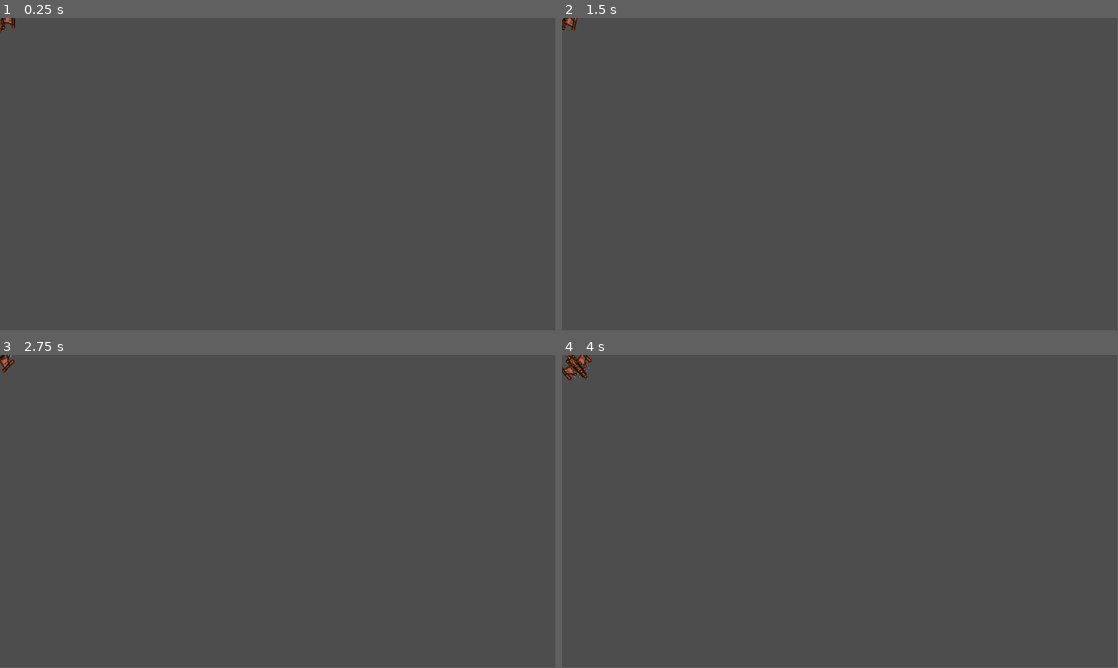
Above: before the commit, frames 1-4 (two rows, left to right).
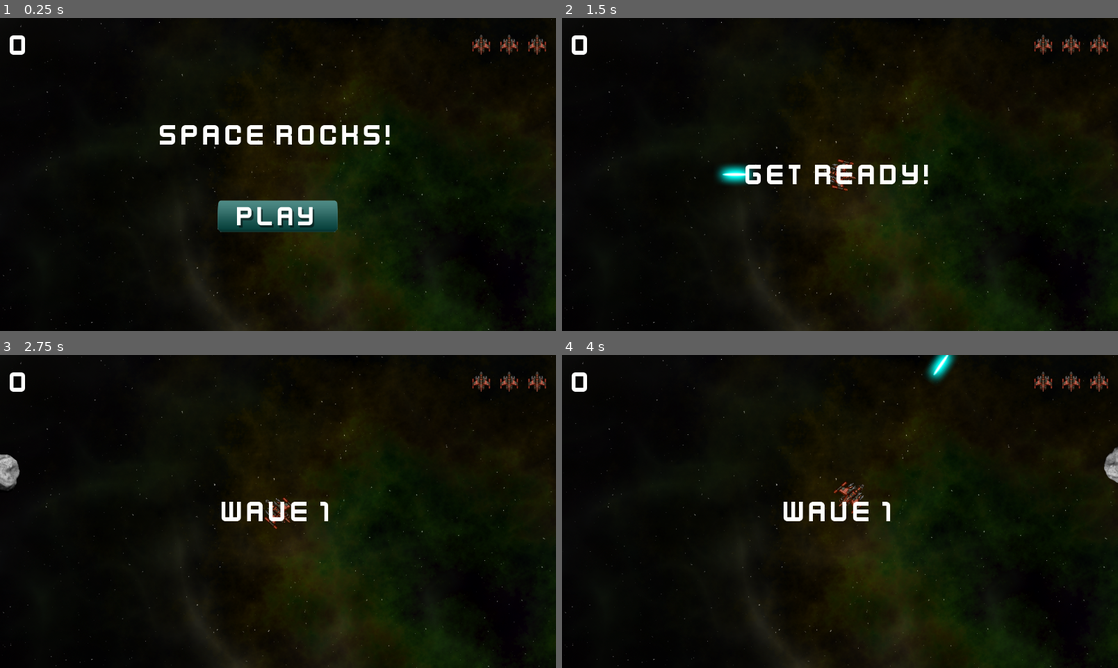
Above: after the commit, the same moments.

Repository: ricardoshimoda/godot4-game-dev-projects
Game: Godot game, scene res://main.tscn
The game is run twice, just before and just after one commit, with the same random seed, the same clock (stepped at 60 frames per second) and the same inputs. Before the commit the project starts from res://player/player.tscn.
Inputs (mouse positions are in pixels of both pictures, inside the frame that each line leads up to):
- Up to frame 1 (0.25 s): no input
- Up to frame 2 (1.5 s): click (840, 215) at 0.52 s; tap Enter at 1.25 s; hold D (rotate_right) from 1.28 s (still down); hold Space (shoot) from 1.28 s (still down)
- Up to frame 3 (2.75 s): release D (rotate_right) at 2.03 s; release Space (shoot) at 2.03 s; hold A (rotate_left) from 2.03 s (still down); tap Space (shoot) at 2.1 s
- Up to frame 4 (4 s): release A (rotate_left) at 2.78 s; hold D (rotate_right) 2.78-3.53 s; hold Space (shoot) 2.78-3.53 s; hold W (thrust) from 3.53 s (still down); tap Space (shoot) at 3.6 s
In our replay, the window is 799x449 before the commit and 800x450 after it. These sizes can differ from the game's own. Grey fills any space a smaller window leaves; there, only what the larger window draws over its background counts as a difference.

The runs differ from the first frame. In frame 1, 100% of the frame differs, in the area x 0-100%, y 0-100%; in frame 2, 100%; in frame 3, 100%; in frame 4, 100%.

Commit message:
exploding stuff

Diff:
--- /dev/null
+++ b/Space Rocks/bullet/bullet.gd
@@ -0,0 +1,21 @@
+extends Area2D
+
+@export var speed = 1000
+
+var velocity = Vector2.ZERO
+
+func start(_transform):
+	transform = _transform
+	velocity = transform.x * speed
+
+# Called every frame. 'delta' is the elapsed time since the previous frame.
+func _process(delta):
+	position += velocity * delta
+
+func _on_visible_on_screen_notifier_2d_screen_exited():
+	queue_free()
+
+func _on_bullet_body_entered(body):
+	if body.is_in_group("rocks"):
+		body.explode()
+		queue_free()
--- /dev/null
+++ b/Space Rocks/bullet/bullet.tscn
@@ -0,0 +1,25 @@
+[gd_scene load_steps=4 format=3 uid="uid://dalhm85ivr82u"]
+
+[ext_resource type="Script" path="res://bullet/bullet.gd" id="1_4u8ng"]
+[ext_resource type="Texture2D" uid="uid://3j77efim21ct" path="res://assets/laser.png" id="1_7ixye"]
+
+[sub_resource type="RectangleShape2D" id="RectangleShape2D_eo32f"]
+size = Vector2(12, 108)
+
+[node name="Bullet" type="Area2D"]
+script = ExtResource("1_4u8ng")
+metadata/_edit_group_ = true
+
+[node name="Sprite2D" type="Sprite2D" parent="."]
+texture = ExtResource("1_7ixye")
+
+[node name="CollisionShape2D" type="CollisionShape2D" parent="."]
+position = Vector2(-1, -9.73536e-08)
+rotation = 1.5708
+scale = Vector2(0.5, 0.5)
+shape = SubResource("RectangleShape2D_eo32f")
+
+[node name="VisibleOnScreenNotifier2D" type="VisibleOnScreenNotifier2D" parent="."]
+
+[connection signal="body_entered" from="." to="." method="_on_bullet_body_entered"]
+[connection signal="screen_exited" from="VisibleOnScreenNotifier2D" to="." method="_on_visible_on_screen_notifier_2d_screen_exited"]
--- /dev/null
+++ b/Space Rocks/exposion/explosion.tscn
@@ -0,0 +1,36 @@
+[gd_scene load_steps=4 format=3 uid="uid://rauw0doxaedv"]
+
+[ext_resource type="Texture2D" uid="uid://df81reqkirqwv" path="res://assets/explosion.png" id="1_5h6lt"]
+
+[sub_resource type="Animation" id="Animation_arvnp"]
+resource_name = "explosion"
+length = 0.64
+step = 0.01
+tracks/0/type = "value"
+tracks/0/imported = false
+tracks/0/enabled = true
+tracks/0/path = NodePath(".:frame")
+tracks/0/interp = 1
+tracks/0/loop_wrap = true
+tracks/0/keys = {
+"times": PackedFloat32Array(-0.02, 0.64),
+"transitions": PackedFloat32Array(1, 1),
+"update": 0,
+"values": [0, 63]
+}
+
+[sub_resource type="AnimationLibrary" id="AnimationLibrary_0fp5d"]
+_data = {
+"explosion": SubResource("Animation_arvnp")
+}
+
+[node name="Explosion" type="Sprite2D"]
+texture = ExtResource("1_5h6lt")
+hframes = 8
+vframes = 8
+frame = 63
+
+[node name="AnimationPlayer" type="AnimationPlayer" parent="."]
+libraries = {
+"": SubResource("AnimationLibrary_0fp5d")
+}
--- /dev/null
+++ b/Space Rocks/hud/hud.gd
@@ -0,0 +1,34 @@
+extends CanvasLayer
+
+signal start_game
+
+@onready var lives_counter = $MarginContainer/HBoxContainer/LivesCounter.get_children()
+@onready var score_label = $MarginContainer/HBoxContainer/ScoreLabel
+@onready var message = $VBoxContainer/Message
+@onready var start_button = $VBoxContainer/StartButton
+
+func show_message(text):
+	message.text = text
+	message.show()
+	$Timer.start()
+
+func update_score(value):
+	score_label.text = str(value)
+
+func update_lives(value):
+	for item in 3:
+		lives_counter[item].visible = value > item
+
+func game_over():
+	show_message("Game Over")
+	await $Timer.timeout
+	start_button.show()
+
+
+func _on_start_button_pressed():
+	start_button.hide()
+	start_game.emit()
+
+func _on_timer_timeout():
+	message.hide()
+	message.text = ""
--- /dev/null
+++ b/Space Rocks/hud/hud.tscn
@@ -0,0 +1,87 @@
+[gd_scene load_steps=8 format=3 uid="uid://dg5kxhxjid1p0"]
+
+[ext_resource type="Script" path="res://hud/hud.gd" id="1_g3cr7"]
+[ext_resource type="FontFile" uid="uid://4vu87wjuhv7x" path="res://assets/kenvector_future_thin.ttf" id="1_spwjr"]
+[ext_resource type="Texture2D" uid="uid://cuqnul5fkokhn" path="res://assets/player_small.png" id="2_ieytk"]
+[ext_resource type="Texture2D" uid="uid://chr2lr3x0cfc5" path="res://assets/play_button.png" id="3_g8mxr"]
+[ext_resource type="Texture2D" uid="uid://do73ew8ovwees" path="res://assets/play_button_h.png" id="4_um6pg"]
+
+[sub_resource type="LabelSettings" id="LabelSettings_cda2o"]
+font = ExtResource("1_spwjr")
+font_size = 64
+
+[sub_resource type="LabelSettings" id="LabelSettings_x2cxq"]
+font = ExtResource("1_spwjr")
+font_size = 64
+
+[node name="HUD" type="CanvasLayer"]
+script = ExtResource("1_g3cr7")
+
+[node name="MarginContainer" type="MarginContainer" parent="."]
+anchors_preset = 10
+anchor_right = 1.0
+grow_horizontal = 2
+theme_override_constants/margin_left = 20
+theme_override_constants/margin_top = 20
+theme_override_constants/margin_right = 20
+theme_override_constants/margin_bottom = 20
+
+[node name="HBoxContainer" type="HBoxContainer" parent="MarginContainer"]
+layout_mode = 2
+
+[node name="ScoreLabel" type="Label" parent="MarginContainer/HBoxContainer"]
+layout_mode = 2
+size_flags_horizontal = 3
+text = "0
+"
+label_settings = SubResource("LabelSettings_cda2o")
+
+[node name="LivesCounter" type="HBoxContainer" parent="MarginContainer/HBoxContainer"]
+layout_mode = 2
+size_flags_horizontal = 8
+theme_override_constants/separation = 20
+
+[node name="L1" type="TextureRect" parent="MarginContainer/HBoxContainer/LivesCounter"]
+layout_mode = 2
+texture = ExtResource("2_ieytk")
+stretch_mode = 5
+
+[node name="L2" type="TextureRect" parent="MarginContainer/HBoxContainer/LivesCounter"]
+layout_mode = 2
+texture = ExtResource("2_ieytk")
+stretch_mode = 5
+
+[node name="L3" type="TextureRect" parent="MarginContainer/HBoxContainer/LivesCounter"]
+layout_mode = 2
+texture = ExtResource("2_ieytk")
+stretch_mode = 5
+
+[node name="Timer" type="Timer" parent="."]
+wait_time = 2.0
+one_shot = true
+
+[node name="VBoxContainer" type="VBoxContainer" parent="."]
+anchors_preset = 14
+anchor_top = 0.5
+anchor_right = 1.0
+anchor_bottom = 0.5
+offset_top = -13.5
+offset_bottom = 13.5
+grow_horizontal = 2
+grow_vertical = 2
+theme_override_constants/separation = 100
+
+[node name="Message" type="Label" parent="VBoxContainer"]
+layout_mode = 2
+text = "Space Rocks!"
+label_settings = SubResource("LabelSettings_x2cxq")
+horizontal_alignment = 1
+
+[node name="StartButton" type="TextureButton" parent="VBoxContainer"]
+layout_mode = 2
+size_flags_horizontal = 4
+texture_normal = ExtResource("3_g8mxr")
+texture_hover = ExtResource("4_um6pg")
+
+[connection signal="timeout" from="Timer" to="." method="_on_timer_timeout"]
+[connection signal="pressed" from="VBoxContainer/StartButton" to="." method="_on_start_button_pressed"]
--- /dev/null
+++ b/Space Rocks/main.gd
@@ -0,0 +1,58 @@
+extends Node2D
+
+@export var rock_scene : PackedScene
+var screensize = Vector2.ZERO
+var level = 0
+var score = 0
+var playing = false
+
+func _ready():
+	screensize = get_viewport().get_visible_rect().size
+
+func spawn_rock(size, pos = null, vel = null):
+	if pos == null:
+		$RockPath/RockSpawn.progress = randi()
+		pos = $RockPath/RockSpawn.position
+	if vel == null:
+		vel = Vector2.RIGHT.rotated(randf_range(0, TAU)) * randf_range(50,125)
+	var r = rock_scene.instantiate()
+	r.screensize = screensize
+	r.start(pos, vel, size)
+	call_deferred("add_child", r)
+	r.exploded.connect(self._on_rock_exploded)
+
+func _on_rock_exploded(size, radius, pos, vel):
+	if size <= 1:
+		return
+	for offset in [-1,1]:
+		var dir = $Player.position.direction_to(pos).orthogonal() * offset
+		var newpos = pos + dir * radius
+		var newvel = dir * vel.length() * 1.1
+		spawn_rock(size - 1, newpos, newvel)
+
+func new_game():
+	get_tree().call_group("rocks", "queue_free")
+	level = 0
+	score = 0
+	$HUD.update_score(score)
+	$HUD.show_message("Get Ready!")
+	$Player.visible = true
+	$Player.reset()
+	await $HUD/Timer.timeout
+	playing = true
+
+func new_level():
+	level += 1
+	$HUD.show_message("Wave %s" % level)
+	for i in level:
+		spawn_rock(3)
+
+func _process(delta):
+	if not playing:
+		return
+	if get_tree().get_nodes_in_group("rocks").size() == 0:
+		new_level()
+
+func game_over():
+	playing = false
+	$HUD.game_over()
--- a/Space Rocks/main.tscn
+++ b/Space Rocks/main.tscn
@@ -1,3 +1,39 @@
-[gd_scene format=3 uid="uid://c81wnddvk2eww"]
+[gd_scene load_steps=7 format=3 uid="uid://c81wnddvk2eww"]
+
+[ext_resource type="Script" path="res://main.gd" id="1_uvko3"]
+[ext_resource type="Texture2D" uid="uid://dfgdh77g4o2nb" path="res://assets/space_background.png" id="1_ywbe0"]
+[ext_resource type="PackedScene" uid="uid://c2kbknw8dbg40" path="res://rock/rock.tscn" id="2_ogmke"]
+[ext_resource type="PackedScene" uid="uid://dw2835bq6smy2" path="res://player/player.tscn" id="2_p4sqg"]
+[ext_resource type="PackedScene" uid="uid://dg5kxhxjid1p0" path="res://hud/hud.tscn" id="5_1f45d"]
+
+[sub_resource type="Curve2D" id="Curve2D_odkvk"]
+_data = {
+"points": PackedVector2Array(0, 0, 0, 0, 3, 5, 0, 0, 0, 0, 1150, 10, 0, 0, 0, 0, 1152, 644, 0, 0, 0, 0, 4, 639, 0, 0, 0, 0, 3, 5)
+}
+point_count = 5
 
 [node name="Main" type="Node2D"]
+script = ExtResource("1_uvko3")
+rock_scene = ExtResource("2_ogmke")
+metadata/_edit_group_ = true
+
+[node name="Background" type="Sprite2D" parent="."]
+texture = ExtResource("1_ywbe0")
+centered = false
+
+[node name="Player" parent="." instance=ExtResource("2_p4sqg")]
+visible = false
+position = Vector2(50, 50)
+rotation = -3.14159
+
+[node name="RockPath" type="Path2D" parent="."]
+curve = SubResource("Curve2D_odkvk")
+
+[node name="RockSpawn" type="PathFollow2D" parent="RockPath"]
+position = Vector2(3, 5)
+rotation = 0.00435917
+
+[node name="HUD" parent="." instance=ExtResource("5_1f45d")]
+
+[connection signal="lives_changed" from="Player" to="HUD" method="update_lives"]
+[connection signal="start_game" from="HUD" to="." method="new_game"]
--- a/Space Rocks/player/player.gd
+++ b/Space Rocks/player/player.gd
@@ -1,18 +1,40 @@
 extends RigidBody2D
 
+@export var bullet_scene: PackedScene
+@export var fire_rate = 0.25
 @export var engine_power = 500
 @export var spin_power = 8000
+
+signal lives_changed
+signal dead
 
 enum { INIT, ALIVE, INVULNERABLE, DEAD }
 var state = INIT
 var thrust = Vector2.ZERO
 var rotation_dir = 0
 var screensize = Vector2.ZERO
+var can_shoot = true
+var reset_pos = false
+var lives = 0: set = set_lives
 
-# Called when the node enters the scene tree for the first time.
+func set_lives(value):
+	lives = value
+	lives_changed.emit(lives)
+	if lives <= 0:
+		change_state(DEAD)
+	else:
+		change_state(INVULNERABLE)
+
+func reset():
+	reset_pos = true
+	$Sprite2D.show()
+	lives = 3
+	change_state(ALIVE)
+
 func _ready():
 	screensize = get_viewport_rect().size
 	change_state(ALIVE)
+	$GunCooldown.wait_time = fire_rate
 
 func change_state(new_state):
 	match new_state:
@@ -34,8 +56,19 @@
 	if state in [ DEAD, INIT ]:
 		return
 	if Input.is_action_pressed("thrust"):
-		thrust = -transform.y * engine_power
+		thrust = transform.x * engine_power
 	rotation_dir = Input.get_axis("rotate_left", "rotate_right")
+	if Input.is_action_pressed("shoot") and can_shoot:
+		shoot()
+
+func shoot():
+	if state == INVULNERABLE:
+		return
+	can_shoot = false
+	$GunCooldown.start()
+	var b = bullet_scene.instantiate()
+	get_tree().root.add_child(b)
+	b.start($Muzzle.global_transform)
 
 func _physics_process(delta):
 	constant_force = thrust
@@ -46,3 +79,9 @@
 	xform.origin.x = wrapf(xform.origin.x, 0, screensize.x)
 	xform.origin.y = wrapf(xform.origin.y, 0, screensize.y)
 	state.transform = xform
+	if reset_pos:
+		state.transform.origin = screensize/2
+		reset_pos = false
+
+func _on_gun_cooldown_timeout():
+	can_shoot = true
--- a/Space Rocks/player/player.tscn
+++ b/Space Rocks/player/player.tscn
@@ -1,7 +1,8 @@
-[gd_scene load_steps=4 format=3 uid="uid://dw2835bq6smy2"]
+[gd_scene load_steps=5 format=3 uid="uid://dw2835bq6smy2"]
 
 [ext_resource type="Texture2D" uid="uid://bc8bvbgmnf0ud" path="res://assets/player_ship.png" id="1_cw0d1"]
 [ext_resource type="Script" path="res://player/player.gd" id="1_vryyy"]
+[ext_resource type="PackedScene" uid="uid://dalhm85ivr82u" path="res://bullet/bullet.tscn" id="2_iaav4"]
 
 [sub_resource type="CircleShape2D" id="CircleShape2D_4l1l2"]
 radius = 28.5044
@@ -10,12 +11,23 @@
 linear_damp = 1.0
 angular_damp = 5.0
 script = ExtResource("1_vryyy")
+bullet_scene = ExtResource("2_iaav4")
 metadata/_edit_group_ = true
 
 [node name="Sprite2D" type="Sprite2D" parent="."]
+rotation = 1.5708
 scale = Vector2(0.5, 0.5)
 texture = ExtResource("1_cw0d1")
 
 [node name="CollisionShape2D" type="CollisionShape2D" parent="."]
 position = Vector2(-0.5, 0.5)
 shape = SubResource("CircleShape2D_4l1l2")
+
+[node name="Muzzle" type="Marker2D" parent="."]
+position = Vector2(34, 0)
+
+[node name="GunCooldown" type="Timer" parent="."]
+one_shot = true
+autostart = true
+
+[connection signal="timeout" from="GunCooldown" to="." method="_on_gun_cooldown_timeout"]
--- a/Space Rocks/project.godot
+++ b/Space Rocks/project.godot
@@ -11,9 +11,14 @@
 [application]
 
 config/name="Space Rocks"
-run/main_scene="res://player/player.tscn"
+run/main_scene="res://main.tscn"
 config/features=PackedStringArray("4.1", "Forward Plus")
 config/icon="res://icon.svg"
+
+[display]
+
+window/stretch/mode="viewport"
+window/stretch/aspect="keep_height"
 
 [dotnet]
 
--- /dev/null
+++ b/Space Rocks/rock/rock.gd
@@ -0,0 +1,38 @@
+extends RigidBody2D
+
+signal exploded
+
+var screensize = Vector2.ZERO
+var size
+var radius
+var scale_factor = 0.2
+
+func start(_position, _velocity, _size):
+	position = _position
+	size = _size
+	mass = 1.5 * _size
+	$Sprite2D.scale = Vector2.ONE * scale_factor * size
+	radius = int($Sprite2D.texture.get_size().x / 2 * $Sprite2D.scale.x)
+	var shape = CircleShape2D.new()
+	shape.radius = radius
+	$CollisionShape2D.shape = shape
+	linear_velocity = _velocity
+	angular_velocity = randf_range(-PI, PI)
+	$Explosion.scale = Vector2.ONE * 0.75 * size
+
+func _integrate_forces(state):
+	var xform = state.transform
+	xform.origin.x = wrapf(xform.origin.x, 0 - radius, screensize.x + radius)
+	xform.origin.y = wrapf(xform.origin.y, 0 - radius, screensize.y + radius)
+	state.transform = xform
+
+func explode():
+	$CollisionShape2D.set_deferred("disabled", true)
+	$Sprite2D.hide()
+	$Explosion/AnimationPlayer.play("explosion")
+	$Explosion.show()
+	exploded.emit(size, radius, position, linear_velocity)
+	linear_velocity = Vector2.ZERO
+	angular_velocity = 0
+	await $Explosion/AnimationPlayer.animation_finished
+	queue_free()
--- /dev/null
+++ b/Space Rocks/rock/rock.tscn
@@ -0,0 +1,23 @@
+[gd_scene load_steps=5 format=3 uid="uid://c2kbknw8dbg40"]
+
+[ext_resource type="Texture2D" uid="uid://dskr8yl2ol7hw" path="res://assets/rock.png" id="1_8vavo"]
+[ext_resource type="Script" path="res://rock/rock.gd" id="1_57fkm"]
+[ext_resource type="PackedScene" uid="uid://rauw0doxaedv" path="res://exposion/explosion.tscn" id="3_m30l7"]
+
+[sub_resource type="PhysicsMaterial" id="PhysicsMaterial_aw1pn"]
+bounce = 1.0
+
+[node name="Rock" type="RigidBody2D" groups=["rocks"]]
+physics_material_override = SubResource("PhysicsMaterial_aw1pn")
+linear_damp_mode = 1
+angular_damp_mode = 1
+script = ExtResource("1_57fkm")
+metadata/_edit_group_ = true
+
+[node name="Sprite2D" type="Sprite2D" parent="."]
+texture = ExtResource("1_8vavo")
+
+[node name="CollisionShape2D" type="CollisionShape2D" parent="."]
+
+[node name="Explosion" parent="." instance=ExtResource("3_m30l7")]
+visible = false
